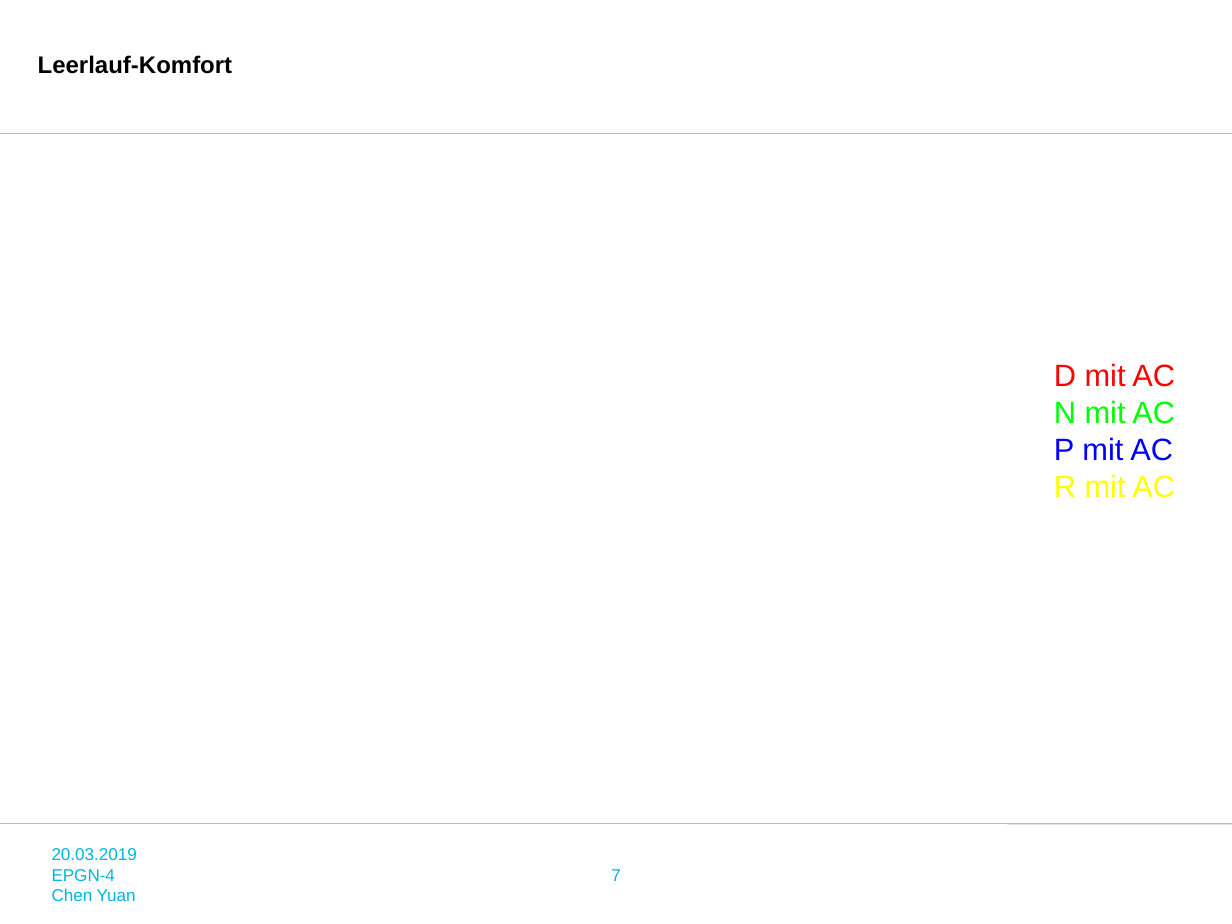
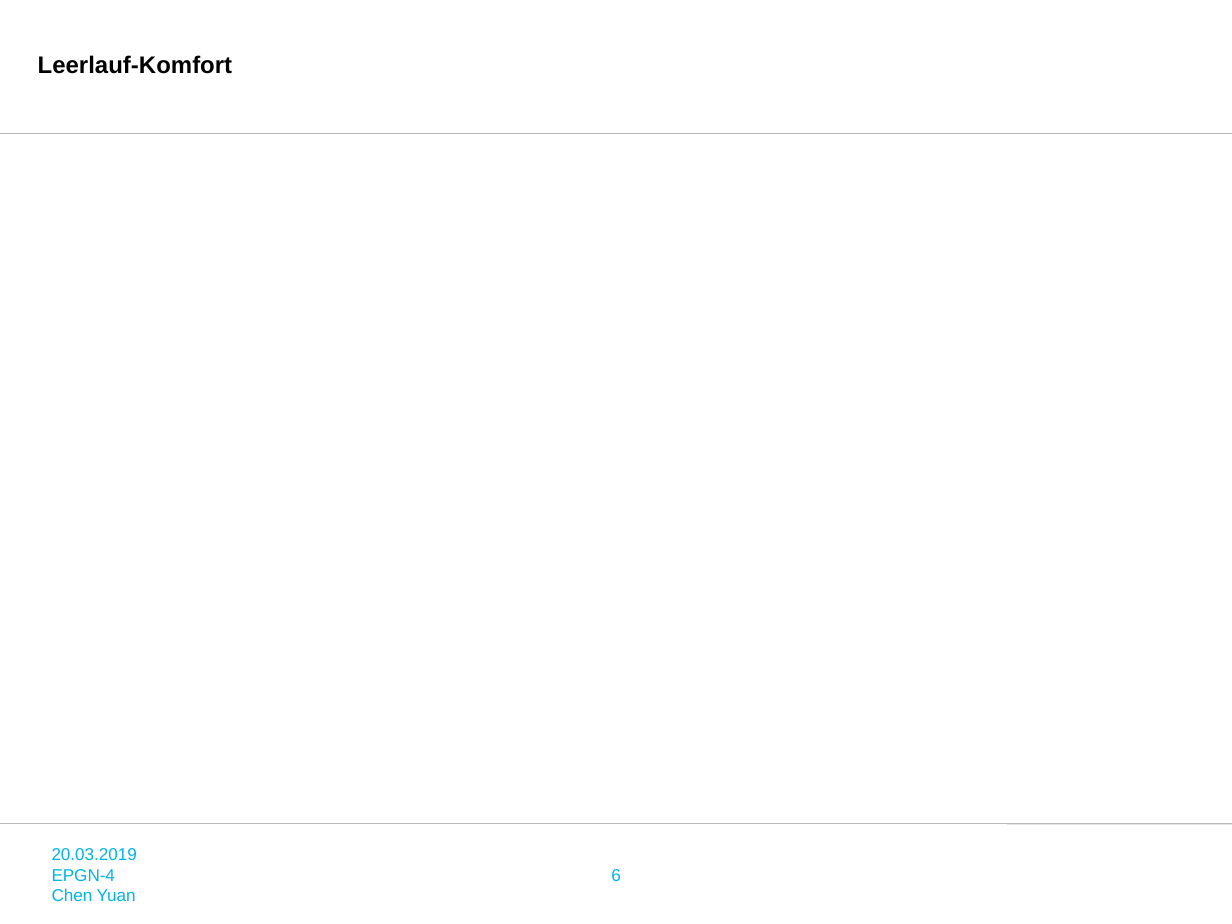
Before and after one commit to zhangxingjing/EPGN_INFO, a slide deck: slide 6 of epgn_info/epgn_info/apps/calculate/PPTModel/4zuo.pptx (slide 7 before the commit). Drawn at 1232x924 pixels with LibreOffice and Linux fonts; fonts in the diff are those of the drawing; background and template pictures are left out. Boxes give left, top, right and bottom in pixels: in the first picture for what was removed or moved away, otherwise in the second. Text is boxed around its words. In the diff, an @@ line names an element or a change of style, - is before the commit and + after.

```diff
--- a/epgn_info/epgn_info/apps/calculate/PPTModel/4zuo.pptx
+++ b/epgn_info/epgn_info/apps/calculate/PPTModel/4zuo.pptx
@@ text removed at <box>1054,363,1175,498</box> @@
-D mit AC
-N mit AC
-P mit AC
-R mit AC
@@ page number at <box>611,869,621,881</box>: text changed @@
-7
+6
```
Also in this commit, not shown: 6 other slides changed, 4 slides added, 5 slides removed, 7 other files.
